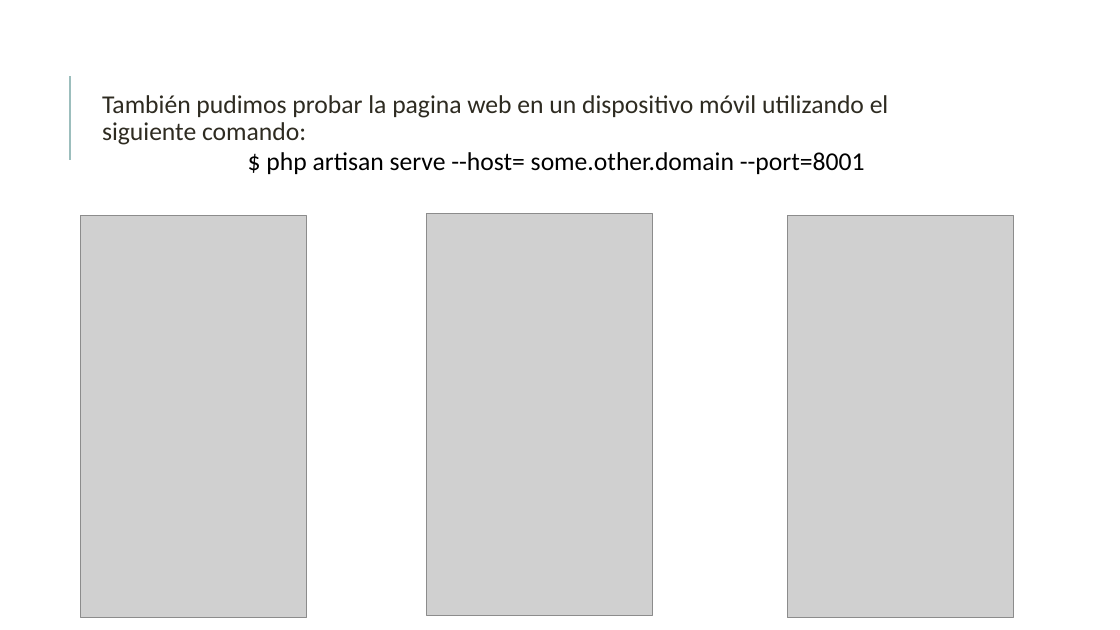
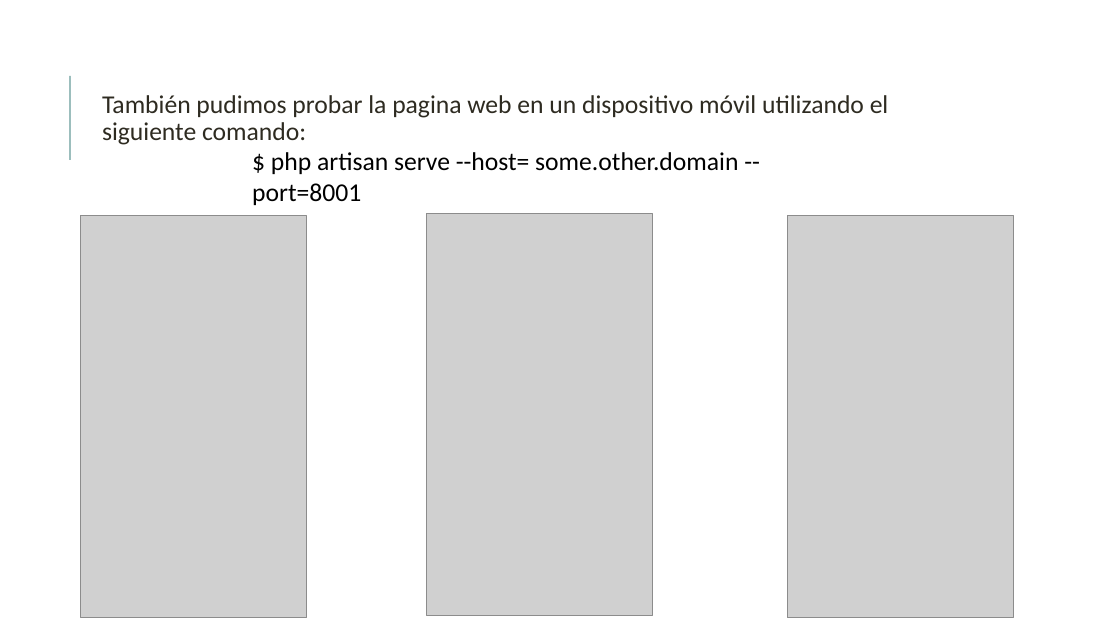
Before and after one commit to danielallhoff/M17-G4-AirDSS, a slide deck: slide 20 of AIRDSS.pptx. Drawn at 1120x630 pixels with LibreOffice and Linux fonts; fonts in the diff are those of the drawing; grey boxes stand for pictures. Boxes give left, top, right and bottom in pixels: in the first picture for what was removed or moved away, otherwise in the second. Text is boxed around its words. In the diff, an @@ line names an element or a change of style, - is before the commit and + after.

```diff
--- a/AIRDSS.pptx
+++ b/AIRDSS.pptx
@@ text "$ php artisan serve --host= ..." rewrapped from (266,152,865,174) to (252,152,738,205) @@
```
Also in this commit, not shown: 17 other slides changed.
